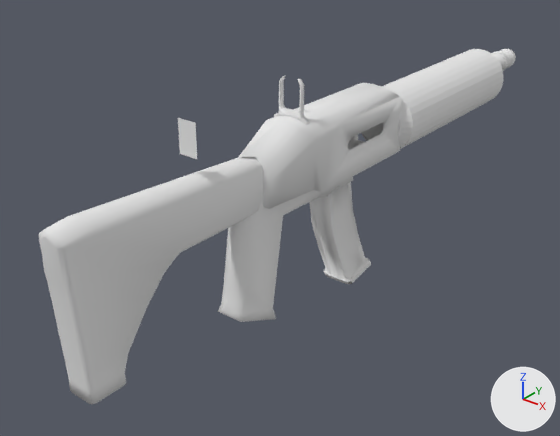
The Blender file GameBase/GameBase/assets/Test/Rifle2.blend: old version first, new version second.
Rendered twice from a 50 mm lens placed at (19.1, -20.4, 12.9), pointed at (-2.1, 6.1, -3.6). Lighting does not change. The marker at lower right points along +X, +Y and +Z.

Objects in the first picture: 'Cylinder', 'Scope'.
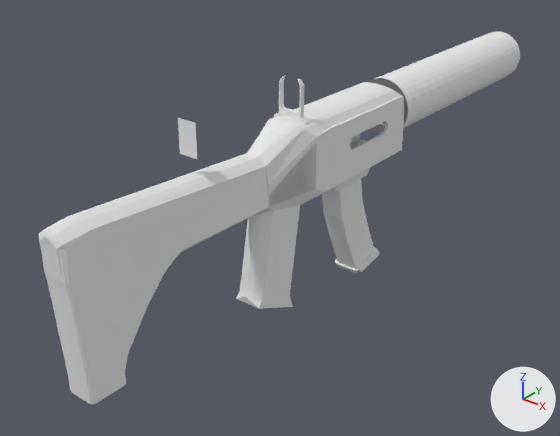
Commit message: Rifle 2

Changed parts and their boxes [x1, y1, x2, y2] in the pictures (560 x 436 px; the box of a moved part takes in the faces that stretch with it):
'Cylinder', reshaped: before [39, 49, 516, 404]; after [39, 31, 520, 404]
part 1 of me_cylinder, rebuilt (not visible afterwards): before [361, 49, 504, 149]
part 2 of me_cylinder, moved or reshaped (not visible afterwards): before [182, 83, 403, 322]

Diff of the bpy script that builds the scene:
```diff
--- a/GameBase/GameBase/assets/Test/Rifle2.blend.py
+++ b/GameBase/GameBase/assets/Test/Rifle2.blend.py
@@ me_cylinder @@
 # used by ob_cylinder; location = (0.18, 12.53, -3.79); rotation_euler = (1.571, 0.0, 0.0), in degrees (90, 0, 0)
-me_cylinder.from_pydata(...)  # 957 vertices, 1833 faces, 1 loose edge; spans x -1.6..1.6, y -3.5..7.9, z -14.0..20.7
+me_cylinder.from_pydata(...)  # 3911 vertices, 4617 faces, 1 loose edge; spans x -1.7..1.2, y -3.3..7.9, z -14.0..20.7
+# me_cylinder part 1: the loose piece of 128 vertices spanning x -1.6..1.6, y 2.6..5.8, z -9.5..1.4 is rebuilt with 3104 vertices and now spans x -1.7..1.2, y 3.4..6.3, z -12.4..0.9
+# me_cylinder part 2: 61 vertices moved from x -1.0..0.6, y -2.8..3.2, z 2.6..15.6 to x -1.0..0.6, y -3.1..3.2, z 1.6..15.2; 336 vertices removed from x -1.5..1.0, y -3.5..6.3, z 1.1..12.6; 314 vertices added at x -1.5..1.0, y -3.3..6.3, z 0.9..11.4
+# me_cylinder part 3: the surface is now shaded flat
 me_cylinder.materials.append(mat_basicskinned)
```
